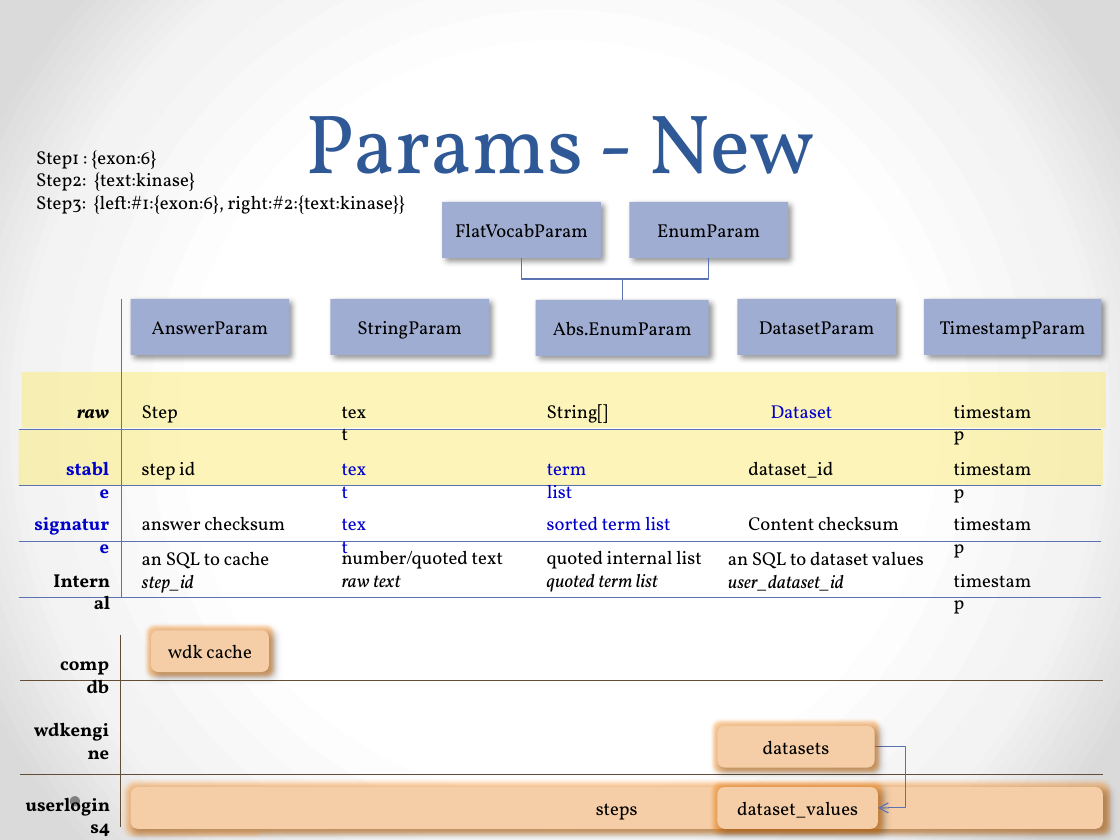
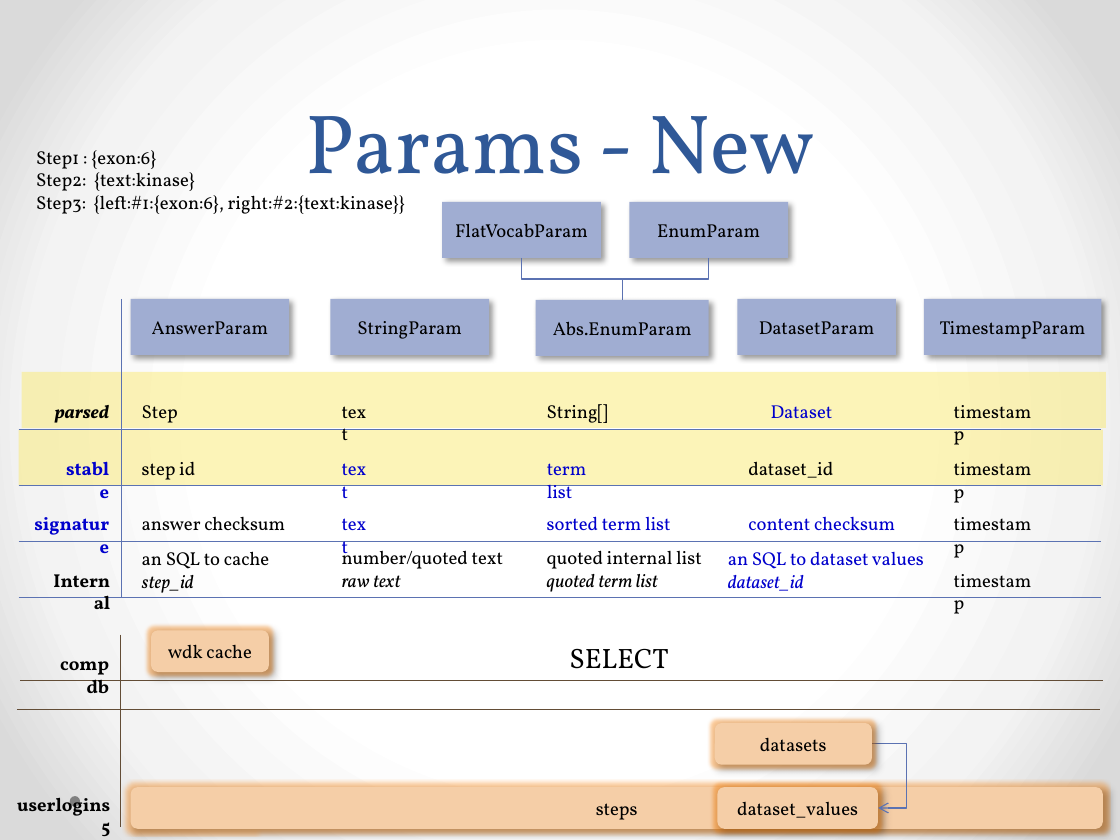
Before and after one commit to VEuPathDB/WDK, a slide deck: slide 2 of doc/wdk params design.pptx. Drawn at 1120x840 pixels with LibreOffice and Linux fonts; fonts in the diff are those of the drawing. Boxes give left, top, right and bottom in pixels: in the first picture for what was removed or moved away, otherwise in the second. Text is boxed around its words. In the diff, an @@ line names an element or a change of style, - is before the commit and + after.

```diff
--- a/doc/wdk params design.pptx
+++ b/doc/wdk params design.pptx
@@ text at (55, 405, 110, 423): text changed @@
-raw
+parsed
@@ text at (748, 516, 895, 530): text changed; text colour #000000 to #0000CC @@
-Content checksum
+content checksum
@@ text at (728, 552, 924, 569): text colour #000000 to #0000CC in "an SQL to dataset values" @@
@@ text at (728, 575, 804, 591): text changed; text colour #000000 to #0000CC @@
-user_dataset_id
+dataset_id
@@ text added at (569, 648, 668, 681), 18 pt, text #000000 @@
+SELECT
@@ text removed at (12, 712, 121, 746) @@
-wdkengine
@@ line moved from (20, 775) - (1103, 775) to (17, 709) - (1100, 709) @@
@@ rounded rectangle "datasets": place and size @@
-rounded rectangle "datasets" at (718, 726, 875, 767)
+rounded rectangle "datasets" at (715, 724, 871, 765)
@@ elbow arrow moved from (875, 747) - (878, 808) to (872, 744) - (878, 808) @@
@@ text at (0, 787, 121, 821): text changed @@
-userlogins4
+userlogins5
```
Also in this commit, not shown: 1 other file.
